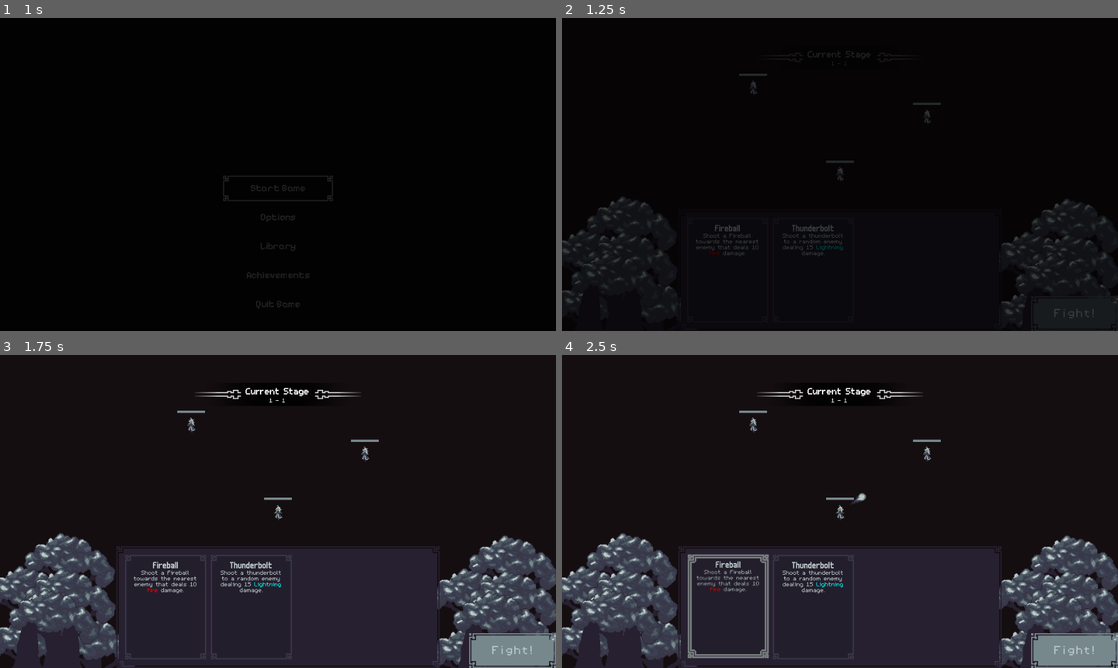
Above: before the commit, frames 1-4 (two rows, left to right).
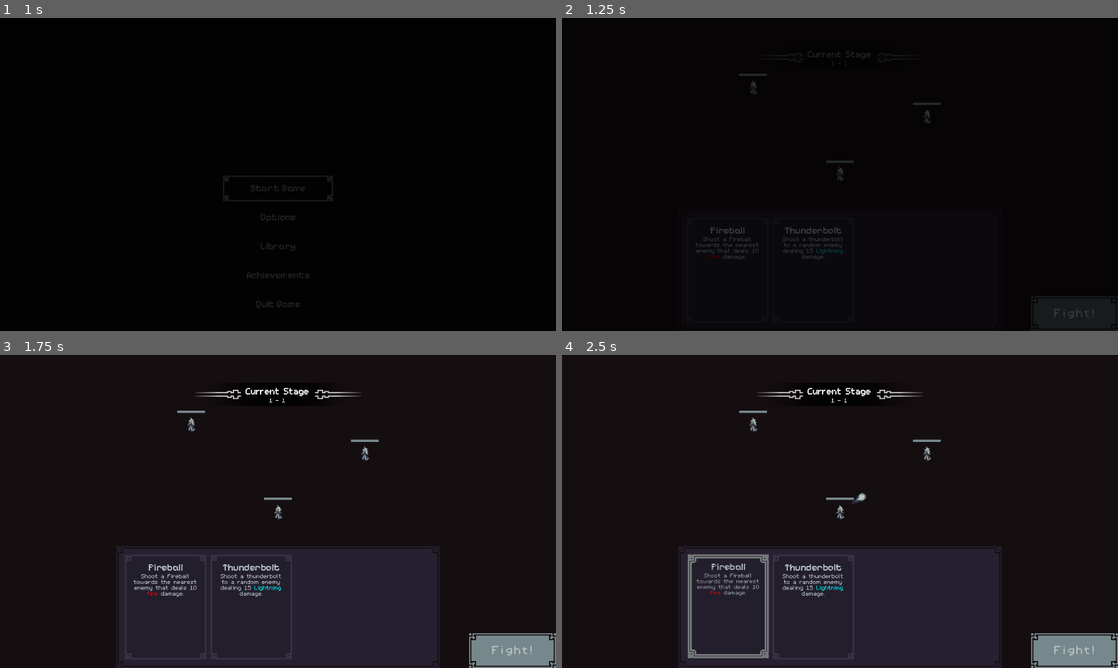
Above: after the commit, the same moments.

Repository: Jelmerrr/Grimoire
Game: Godot game, scene res://Scenes/TitleScreenScene.tscn
Two runs of this game, one before a commit and one after it. Both use one fixed random seed, a clock stepped at 60 frames per second and the inputs below.
Inputs:
- Up to frame 1 (1 s): click "Start Game" at 0.5 s
- Up to frame 2 (1.25 s): no input
- Up to frame 3 (1.75 s): click "Fight!" at 1.25 s
- Up to frame 4 (2.5 s): click "Fight!" at 2 s

Frame 1 is identical in both runs. In frame 2, 3.4% of the frame differs, in the area x 0-100%, y 57-98%; in frame 3, 14%, in the area x 0-100%, y 56-100%; in frame 4, 14%.

Commit message:
Reverting a font change

Diff:
--- a/Scenes/BoardScene.tscn
+++ b/Scenes/BoardScene.tscn
@@ -36,6 +36,7 @@
 theme_override_styles/panel = SubResource("StyleBoxFlat_xnhc1")
 
 [node name="CanvasLayer L = -1" type="CanvasLayer" parent="."]
+visible = false
 
 [node name="TempTree 4" type="Sprite2D" parent="CanvasLayer L = -1"]
 position = Vector2(115, 406)
--- a/Scenes/UI/PagesContainerUI.tscn
+++ b/Scenes/UI/PagesContainerUI.tscn
@@ -4,7 +4,7 @@
 [ext_resource type="Shader" uid="uid://db1vlyx5q5rwg" path="res://Shaders/UIOutline.gdshader" id="2_ptmhp"]
 [ext_resource type="Theme" uid="uid://dysfa43hoaxwe" path="res://Assets/UI/Themes/Page_UI_Theme.tres" id="3_qbxxd"]
 [ext_resource type="FontFile" uid="uid://bqx6c8qhnkiyg" path="res://Assets/UI/Font/m5x7.ttf" id="4_ptmhp"]
-[ext_resource type="FontFile" uid="uid://c0tqgecr47kgy" path="res://Assets/UI/Font/m6x11.ttf" id="4_qbxxd"]
+[ext_resource type="FontFile" uid="uid://dqs1q6l3jigc2" path="res://Assets/UI/Font/pixelfysans/static/PixelifySans-Bold.ttf" id="4_qbxxd"]
 
 [sub_resource type="ShaderMaterial" id="ShaderMaterial_ptmhp"]
 resource_local_to_scene = true
